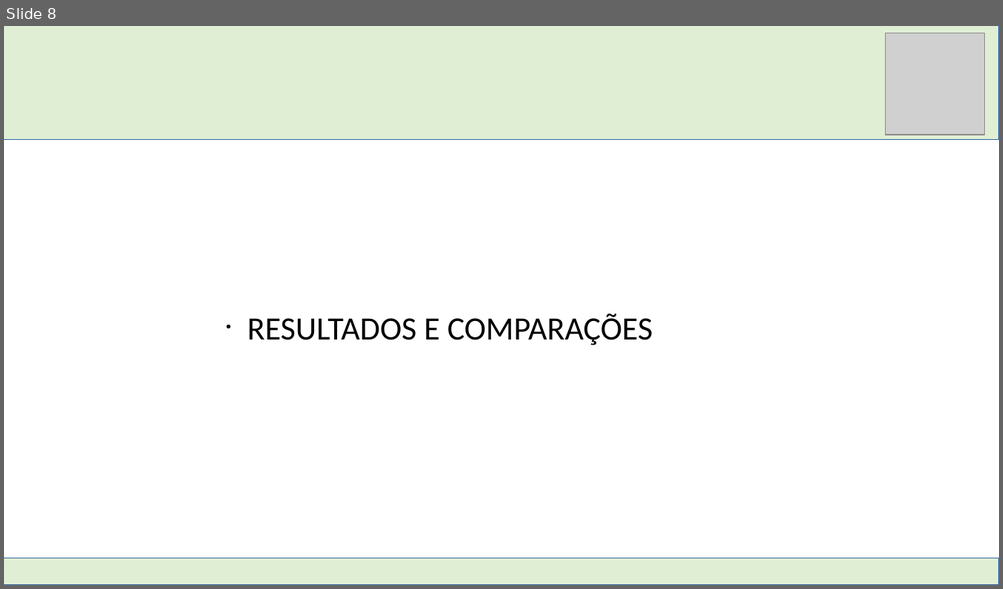
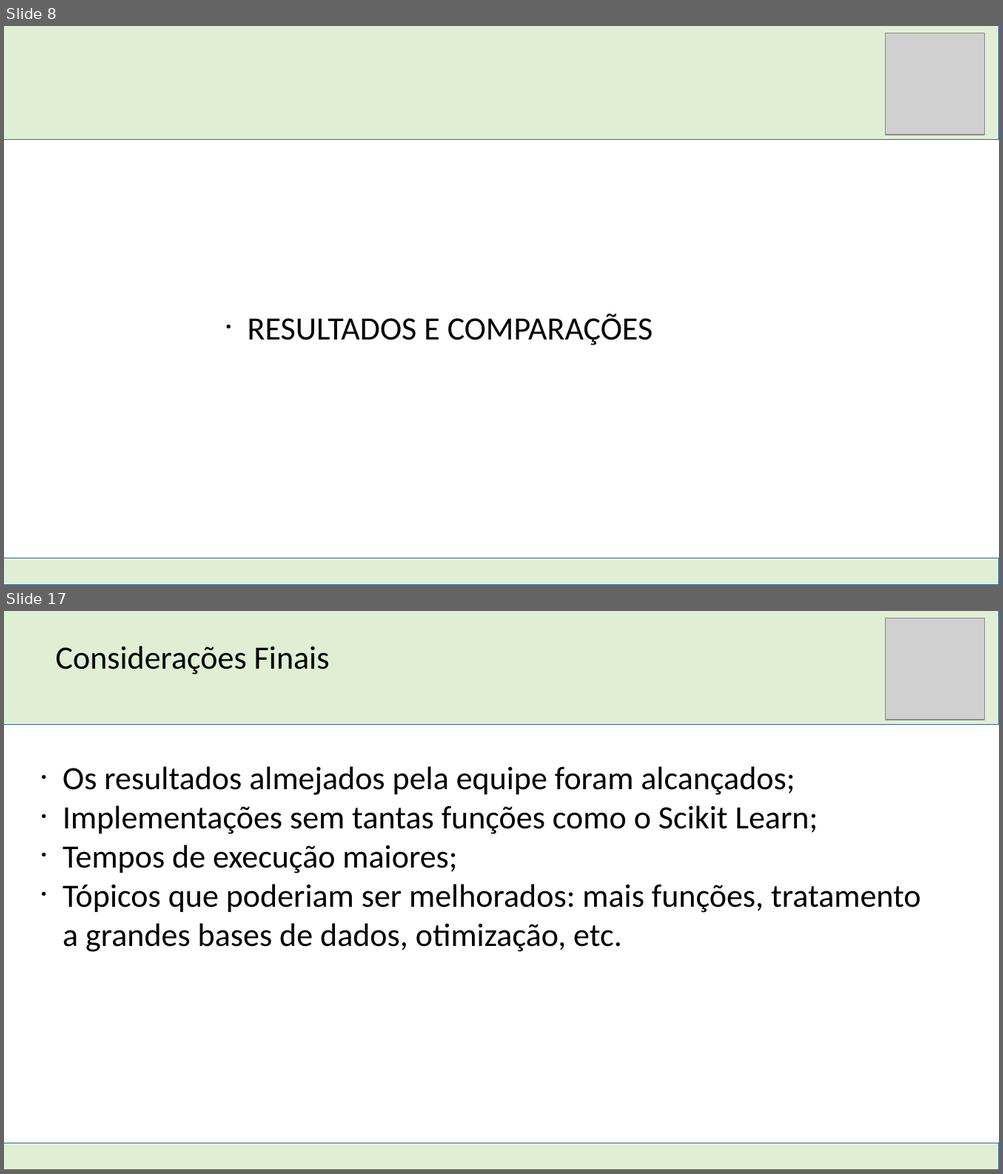
Before and after one commit to DimitriLeandro/ProjetoFinalSistemasInteligentesUFABC, a slide deck: Documentacao/Apresentação SI.odp. Shown one above the other, each under a label of ours: slide 8 before the commit, slides 8 and 17 after it; the slides between them are not shown. The pictures are 1003x589 and 1003x1174 pixels, drawn with LibreOffice and Linux fonts; fonts in the diff are those of the drawing; grey boxes stand for pictures. Boxes give left, top, right and bottom in pixels: in the first picture for what was removed or moved away, otherwise in the second. Text is boxed around its words. In the diff, an @@ line names an element or a change of style, - is before the commit and + after.

```diff
--- a/Documentacao/Apresentação SI.odp
+++ b/Documentacao/Apresentação SI.odp
@@ slide 17 added at bbox=[4, 611, 999, 1170], background #FFFFFF @@
@@ rectangle added at bbox=[4, 611, 999, 725], fill #E0EFD4, outline #3465A4 0 pt @@
@@ picture added at bbox=[885, 618, 984, 721] @@
@@ text added at bbox=[56, 646, 330, 675], 26 pt, text #000000 @@
+Considerações Finais
@@ text added at bbox=[62, 766, 921, 952], 26 pt, text #000000 @@
+• Os resultados almejados pela equipe foram alcançados;
+• Implementações sem tantas funções como o Scikit Learn;
+• Tempos de execução maiores;
+• Tópicos que poderiam ser melhorados: mais funções, tratamento a grandes bases de dados, otimização, etc.
@@ rectangle added at bbox=[4, 1145, 999, 1170], fill #E0EFD4, outline #3465A4 0 pt @@
```
Also in this commit, not shown: 5 slides changed, 7 other slides added, 6 slides removed, 5 other files.
